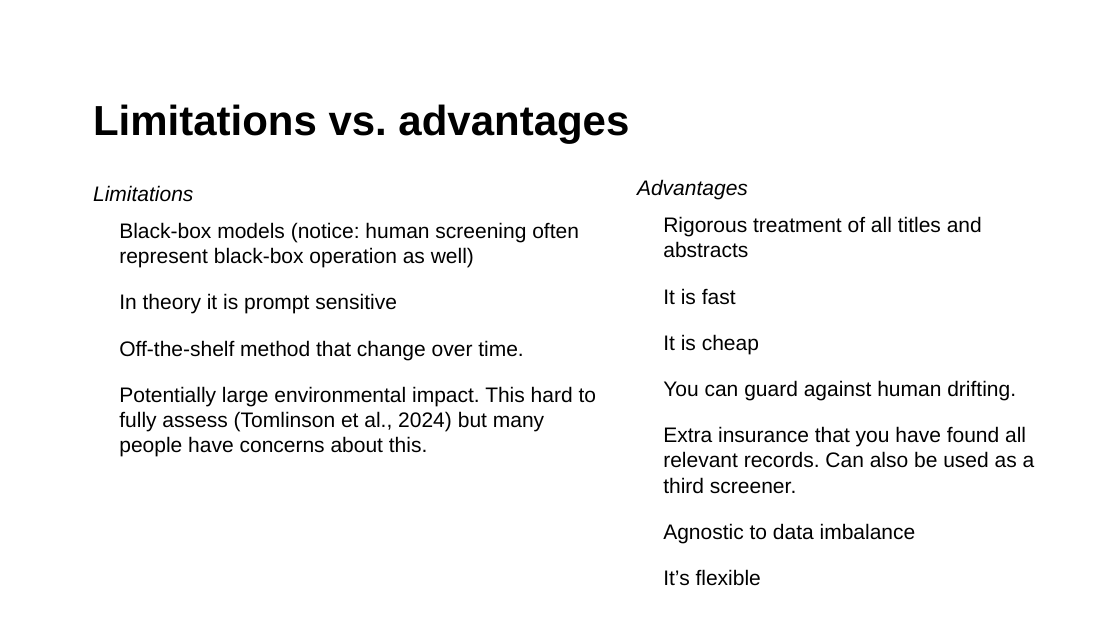
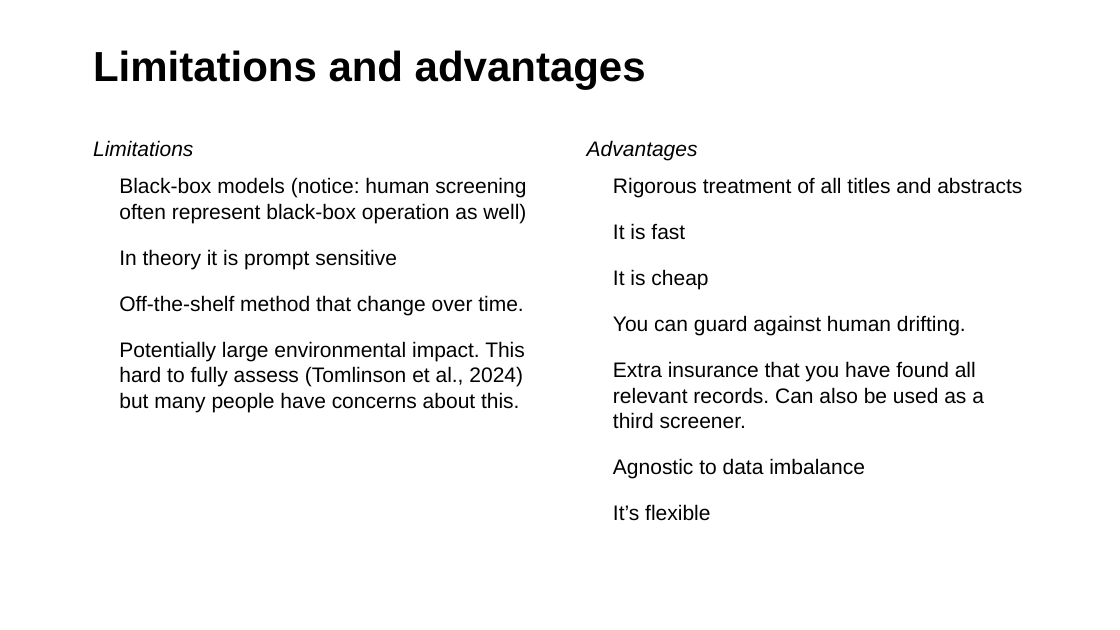
Before and after one commit to MikkelVembye/SRMA-SIG-presentation, a slide deck: slide 12 of SRMA SIG presentation 2024 .potx.pptx (slide 11 before the commit). Drawn at 1120x630 pixels with LibreOffice and Linux fonts; fonts in the diff are those of the drawing; background and template pictures are left out. Boxes give left, top, right and bottom in pixels: in the first picture for what was removed or moved away, otherwise in the second. Text is boxed around its words. In the diff, an @@ line names an element or a change of style, - is before the commit and + after.

```diff
--- a/SRMA SIG presentation 2024 .potx.pptx
+++ b/SRMA SIG presentation 2024 .potx.pptx
@@ title at (93, 50, 646, 89): text changed @@
-Limitations vs. advantages
+Limitations and advantages
@@ text "Limitations" rewrapped from (93, 185, 597, 457) to (93, 140, 526, 412) @@
@@ text "Advantages" rewrapped from (637, 179, 1035, 543) to (587, 140, 1022, 478) @@
```
Also in this commit, not shown: 7 other slides changed, 1 slide added.
